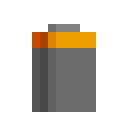
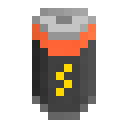
Comparing the layer stacks of the two 128×128 images. Changes:
renamed "Outputs" to "grattery.png", painted on it over <box>32,8,96,120</box>
